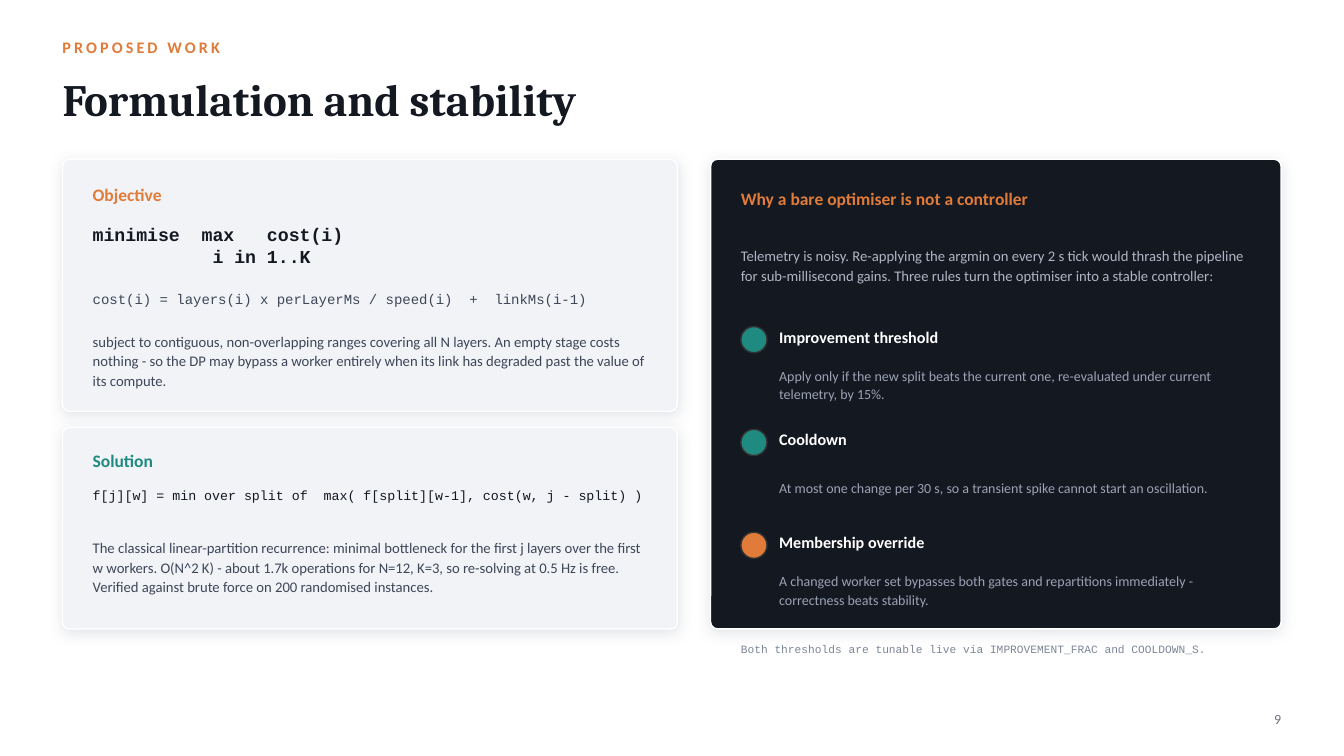
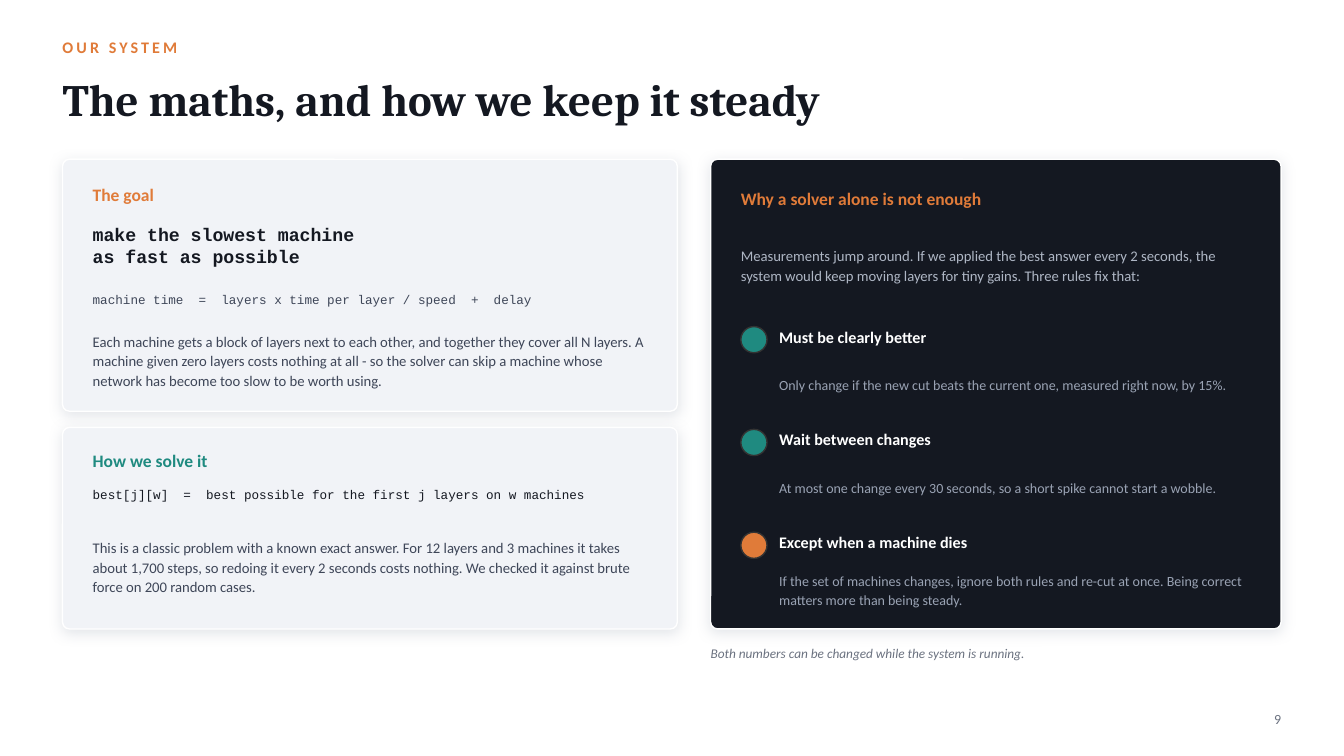
Before and after one commit to karnati-praveen/ebpf-, a slide deck: slide 9 of docs/presentation/KubeEdgeInfer.pptx. Drawn at 1344x756 pixels with LibreOffice and Linux fonts; fonts in the diff are those of the drawing. Boxes give left, top, right and bottom in pixels: in the first picture for what was removed or moved away, otherwise in the second. Text is boxed around its words. In the diff, an @@ line names an element or a change of style, - is before the commit and + after.

```diff
--- a/docs/presentation/KubeEdgeInfer.pptx
+++ b/docs/presentation/KubeEdgeInfer.pptx
@@ text at (62, 42, 177, 53): text changed @@
-PROPOSED WORK
+OUR SYSTEM
@@ text at (63, 84, 820, 126): text changed @@
-Formulation and stability
+The maths, and how we keep it steady
@@ text at (93, 188, 153, 204): text changed @@
-Objective
+The goal
@@ text at (741, 192, 982, 208): text changed @@
-Why a bare optimiser is not a controller
+Why a solver alone is not enough
@@ text at (93, 228, 354, 267): text changed @@
-minimise max cost(i)
-i in 1..K
+make the slowest machine
+as fast as possible
@@ text at (741, 251, 1216, 284): text changed @@
-Telemetry is noisy. Re-applying the argmin on every 2 s tick would thrash the pipeline for sub-millisecond gains. Three rules turn the optimiser into a stable controller:
+Measurements jump around. If we applied the best answer every 2 seconds, the system would keep moving layers for tiny gains. Three rules fix that:
@@ text at (93, 295, 532, 307): text changed; size 10 to 9 pt @@
-cost(i) = layers(i) x perLayerMs / speed(i) + linkMs(i-1)
+machine time = layers x time per layer / speed + delay
@@ text at (93, 337, 643, 389): text changed @@
-subject to contiguous, non-overlapping ranges covering all N layers. An empty stage costs nothing - so the DP may bypass a worker entirely when its link has degraded past the value of its compute.
+Each machine gets a block of layers next to each other, and together they cover all N layers. A machine given zero layers costs nothing at all - so the solver can skip a machine whose network has become too slow to be worth using.
@@ text at (779, 331, 926, 346): text changed @@
-Improvement threshold
+Must be clearly better
@@ text at (779, 380, 1226, 393): text changed @@
-Apply only if the new split beats the current one, re-evaluated under current telemetry, by 15%.
+Only change if the new cut beats the current one, measured right now, by 15%.
@@ text at (779, 433, 931, 448): text changed @@
-Cooldown
+Wait between changes
@@ text at (93, 454, 207, 467): text changed @@
-Solution
+How we solve it
@@ text at (93, 490, 585, 502): text changed; size 9.5 to 9 pt @@
-f[j][w] = min over split of max( f[split][w-1], cost(w, j - split) )
+best[j][w] = best possible for the first j layers on w machines
@@ text at (779, 483, 1217, 496): text changed @@
-At most one change per 30 s, so a transient spike cannot start an oscillation.
+At most one change every 30 seconds, so a short spike cannot start a wobble.
@@ text at (779, 536, 967, 551): text changed @@
-Membership override
+Except when a machine dies
@@ text at (93, 543, 629, 592): text changed @@
-The classical linear-partition recurrence: minimal bottleneck for the first j layers over the first w workers. O(N^2 K) - about 1.7k operations for N=12, K=3, so re-solving at 0.5 Hz is free. Verified against brute force on 200 randomised instances.
+This is a classic problem with a known exact answer. For 12 layers and 3 machines it takes about 1,700 steps, so redoing it every 2 seconds costs nothing. We checked it against brute force on 200 random cases.
@@ text at (779, 576, 1242, 608): text changed @@
-A changed worker set bypasses both gates and repartitions immediately - correctness beats stability.
+If the set of machines changes, ignore both rules and re-cut at once. Being correct matters more than being steady.
@@ text at (711, 649, 1024, 660): text changed; size 8 to 9.5 pt; font Courier New to Calibri; text colour #7C8698 to #6B7280; italic on @@
-Both thresholds are tunable live via IMPROVEMENT_FRAC and COOLDOWN_S.
+Both numbers can be changed while the system is running.
```
Also in this commit, not shown: 14 other slides changed, 10 other files.
